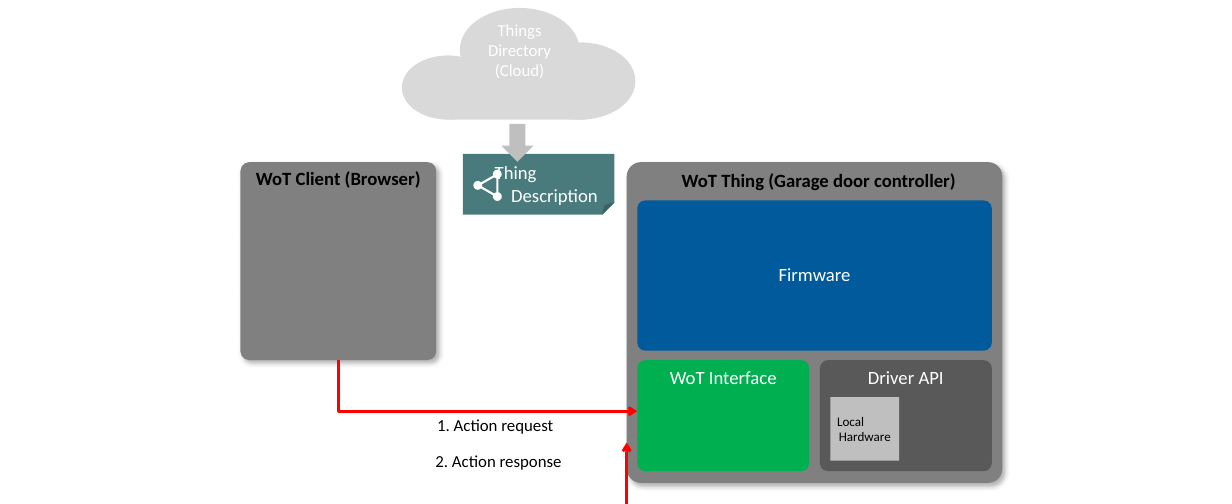
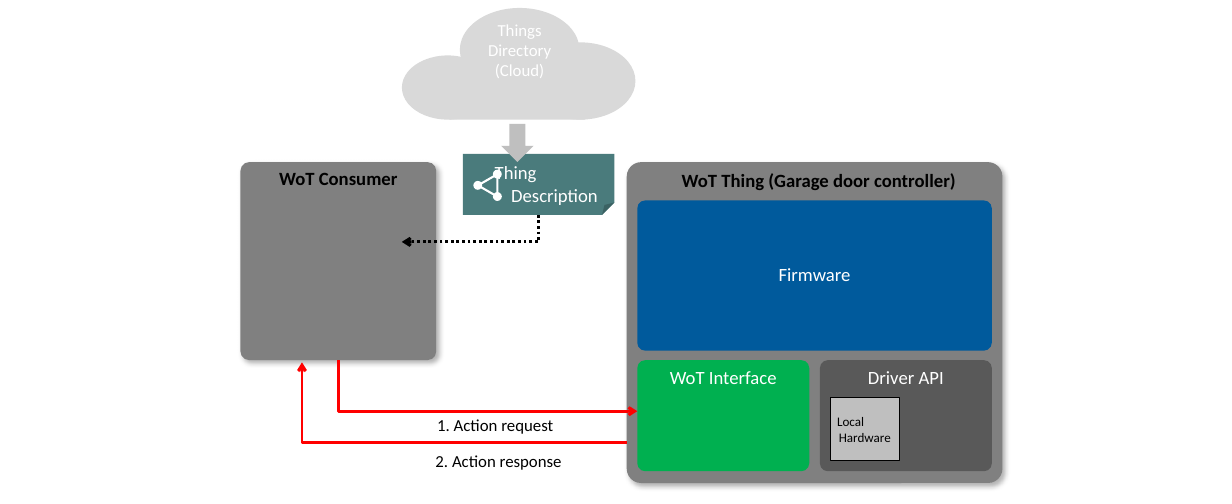
Before and after one commit to w3c/wot-security, a slide deck: slide 2 of images/Security_scenarios.pptx. Drawn at 1232x504 pixels with LibreOffice and Linux fonts; fonts in the diff are those of the drawing. Boxes give left, top, right and bottom in pixels: in the first picture for what was removed or moved away, otherwise in the second. Text is boxed around its words. In the diff, an @@ line names an element or a change of style, - is before the commit and + after.

```diff
--- a/images/Security_scenarios.pptx
+++ b/images/Security_scenarios.pptx
@@ text in rounded rectangle at (x1=279, y1=173, x2=398, y2=185): text changed @@
-WoT Client (Browser)
+WoT Consumer
@@ elbow arrow added from (539, 215) to (402, 242), #000000 3 pt @@
@@ elbow arrow moved from (952, 504) - (627, 443) to (627, 443) - (302, 362) @@
@@ rectangle "Local Hardware" at (x1=831, y1=397, x2=899, y2=460): outline none to #000000 0.51 pt @@
```
Also in this commit, not shown: 8 other slides changed, 9 other files.
